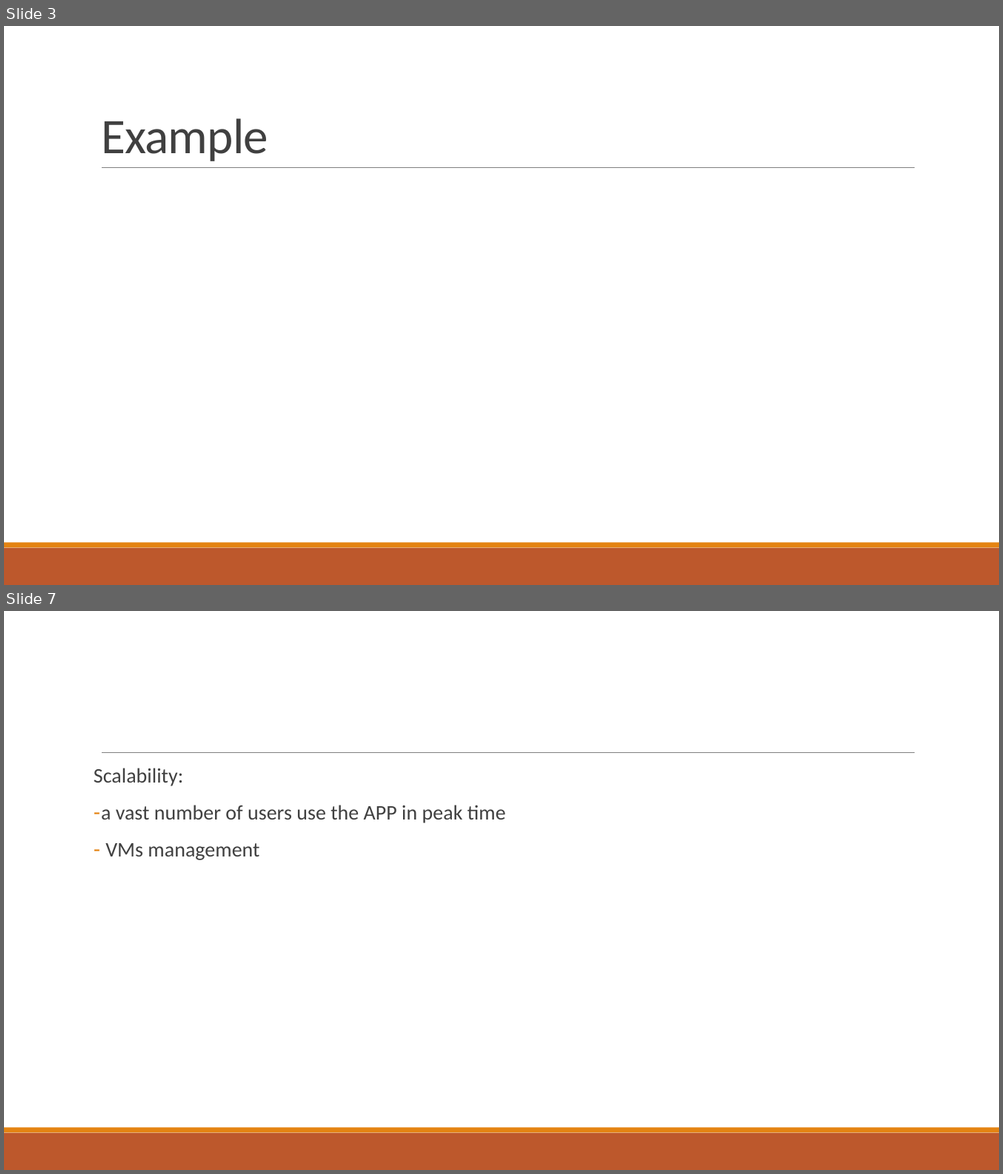
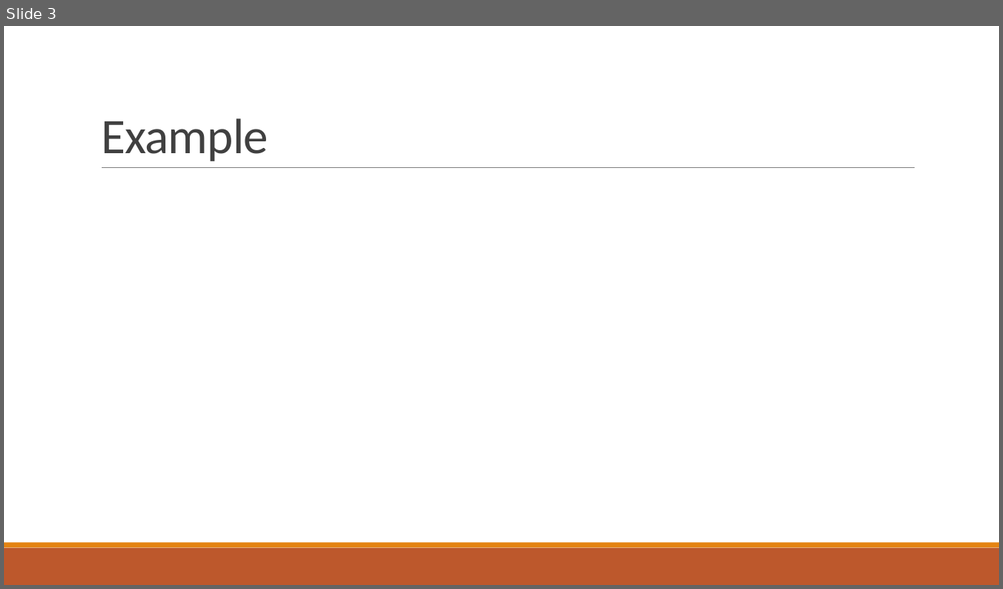
Before and after one commit to nqdao/PHAST, a slide deck: SAVI - Design Camp 2015.pptx. Shown one above the other, each under a label of ours: slides 3 and 7 before the commit, slide 3 after it; the slides between them are not shown. The pictures are 1003x1174 and 1003x589 pixels, drawn with LibreOffice and Linux fonts; fonts in the diff are those of the drawing. Boxes give left, top, right and bottom in pixels: in the first picture for what was removed or moved away, otherwise in the second. Text is boxed around its words. In the diff, an @@ line names an element or a change of style, - is before the commit and + after.

```diff
--- a/SAVI - Design Camp 2015.pptx
+++ b/SAVI - Design Camp 2015.pptx
@@ slide 7 removed at (4,611,999,1170), background #FFFFFF; not listed: 3 template elements that a slide beside it also shows @@
@@ text removed at (94,768,506,860) @@
-Scalability:
-– a vast number of users use the APP in peak time
-– VMs management
```
Also in this commit, not shown: 2 slides changed, 7 slides added.
